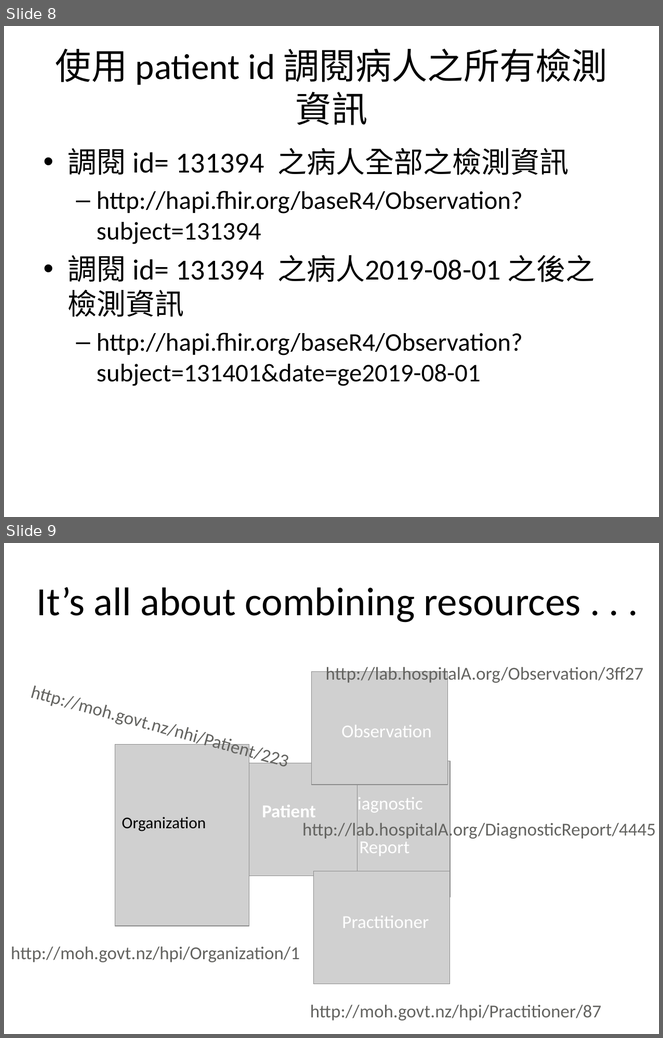
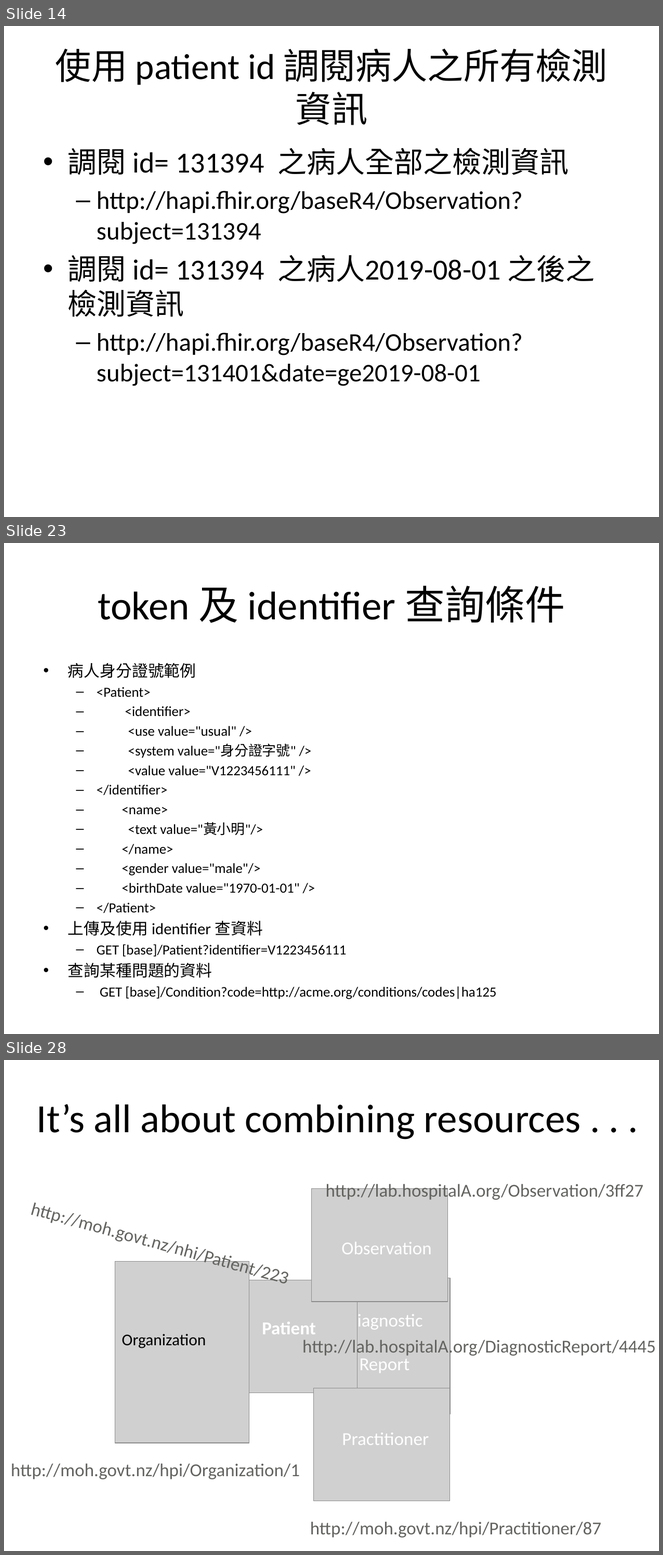
Before and after one commit to mos2718/FHIRspec, a slide deck: Spec/FHIR API.pptx. Shown one above the other, each under a label of ours: slides 8 and 9 before the commit, slides 14, 23 and 28 after it; the slides between them are not shown. The pictures are 663x1038 and 663x1555 pixels, drawn with LibreOffice and Linux fonts; fonts in the diff are those of the drawing; grey boxes stand for pictures. Boxes give left, top, right and bottom in pixels: in the first picture for what was removed or moved away, otherwise in the second. Text is boxed around its words. In the diff, an @@ line names an element or a change of style, - is before the commit and + after.

```diff
--- a/Spec/FHIR API.pptx
+++ b/Spec/FHIR API.pptx
@@ slide 23 added at [4, 543, 659, 1034], background #FFFFFF @@
@@ title added at [98, 586, 566, 623], 44 pt, text #000000 @@
+token 及 identifier 查詢條件
@@ text added at [68, 663, 496, 1000], 15.4 pt, text #000000 @@
+• 病人身分證號範例
+  – <Patient>
+  – <identifier>
+  – <use value="usual" />
+  – <system value="身分證字號" />
+  – <value value="V1223456111" />
+  – </identifier>
+  – <name>
+  – <text value="黃小明"/>
+  – </name>
+  – <gender value="male"/>
+  – <birthDate value="1970-01-01" />
+  – </Patient>
+• 上傳及使用 identifier 查資料
+  – GET [base]/Patient?identifier=V1223456111
+• 查詢某種問題的資料
+  – GET [base]/Condition?code=http://acme.org/conditions/codes|ha125
@@ what was slide 8 is now slide 14 @@
@@ what was slide 9 is now slide 28 @@
```
Also in this commit, not shown: 2 slides changed, 18 other slides added, 1 other file.
